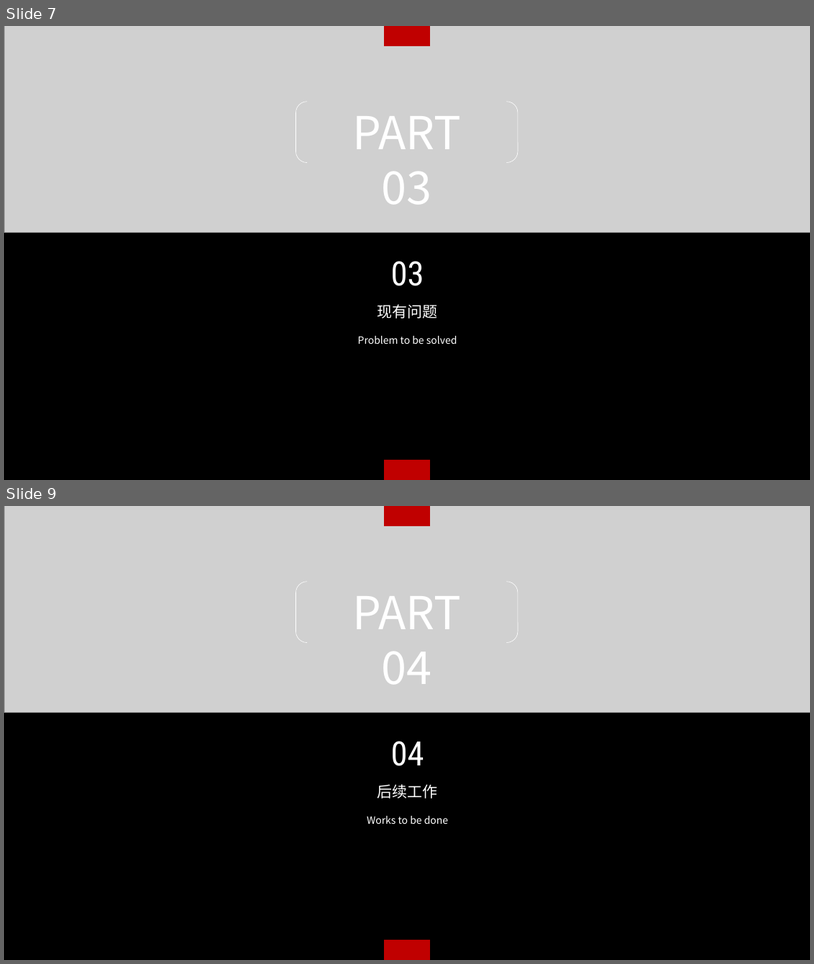
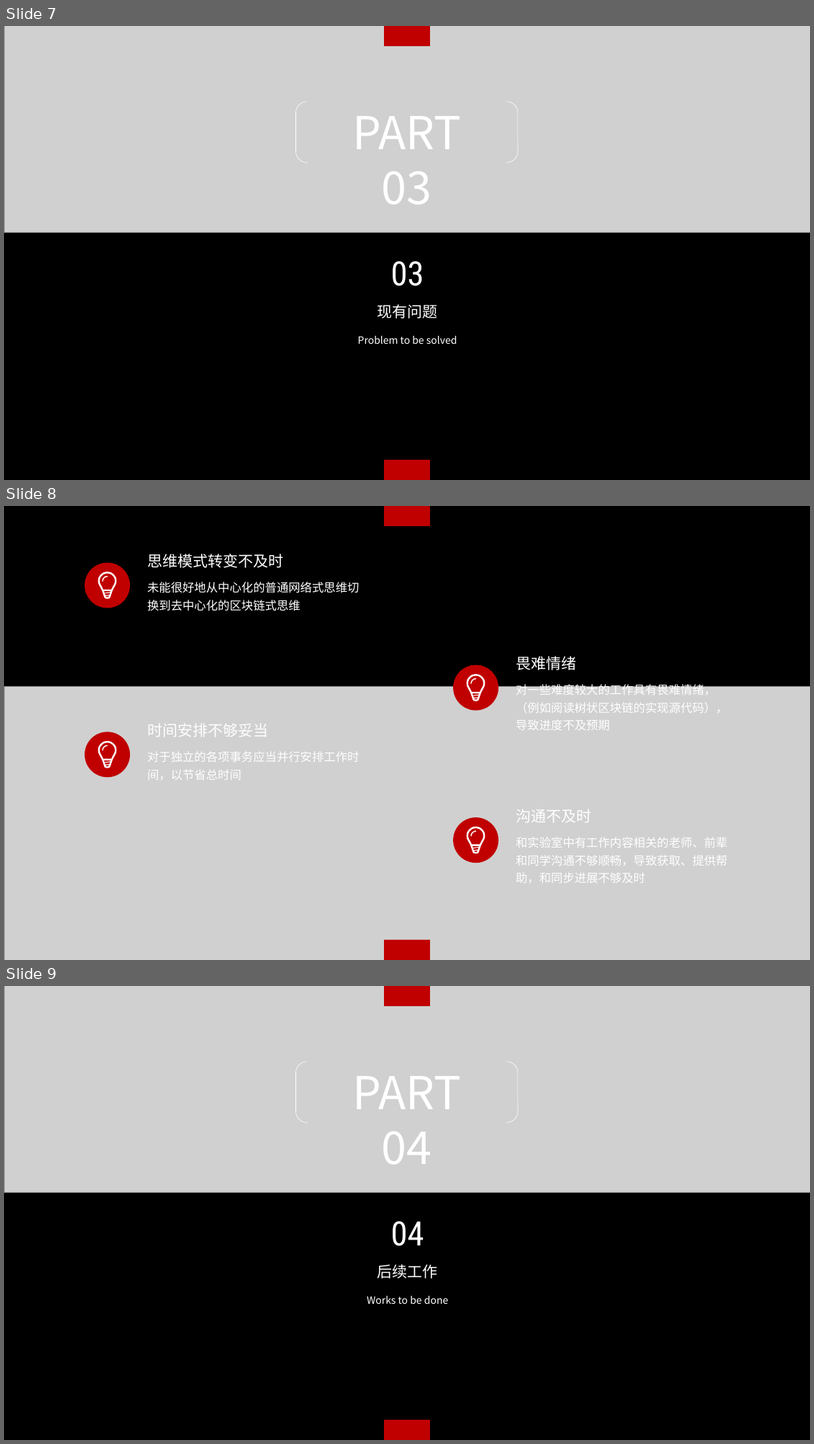
Before and after one commit to Endericedragon/MyGraduationDesign, a slide deck: MidReport/中期汇报.pptx. Shown one above the other, each under a label of ours: slides 7 and 9 before the commit, slides 7, 8 and 9 after it; the slides between them are not shown. The pictures are 814x964 and 814x1444 pixels, drawn with LibreOffice and Linux fonts; fonts in the diff are those of the drawing; grey boxes stand for pictures. Boxes give left, top, right and bottom in pixels: in the first picture for what was removed or moved away, otherwise in the second. Text is boxed around its words. In the diff, an @@ line names an element or a change of style, - is before the commit and + after.

Commit message:
完成了中期汇报的初稿，但PPT尚未改动 计划等待老师的评审意见，写出中期汇报最终版之后再相应修改PPT

```diff
--- a/MidReport/中期汇报.pptx
+++ b/MidReport/中期汇报.pptx
@@ slide 8 added at [4, 506, 810, 960], background #000000 @@
@@ rectangle added at [384, 506, 430, 526], fill #C00000 @@
@@ ellipse added at [85, 562, 130, 608], fill #C00000 @@
@@ text added at [147, 554, 283, 568], 18 pt, text #FFFFFF @@
+思维模式转变不及时
@@ freeform shape added at [98, 572, 117, 599], fill #FFFFFF @@
@@ freeform shape added at [103, 576, 108, 582], fill #FFFFFF @@
@@ freeform shape added at [103, 576, 108, 582], fill #FFFFFF @@
@@ text added at [147, 582, 360, 611], 14 pt, text #FFFFFF @@
+未能很好地从中心化的普通网络式思维切换到去中心化的区块链式思维
@@ text added at [516, 656, 576, 670], 18 pt, text #FFFFFF @@
+畏难情绪
@@ ellipse added at [453, 665, 499, 710], fill #C00000 @@
@@ freeform shape added at [467, 674, 486, 701], fill #FFFFFF @@
@@ freeform shape added at [471, 678, 476, 684], fill #FFFFFF @@
@@ freeform shape added at [471, 678, 476, 684], fill #FFFFFF @@
@@ picture added at [4, 686, 810, 960] @@
@@ text added at [516, 682, 728, 730], 14 pt, text #FFFFFF @@
+对一些难度较大的工作具有畏难情绪，（例如阅读树状区块链的实现源代码），导致进度不及预期
@@ ellipse added at [85, 731, 130, 777], fill #C00000 @@
@@ freeform shape added at [98, 741, 117, 768], fill #FFFFFF @@
@@ text added at [147, 723, 268, 736], 18 pt, text #FFFFFF @@
+时间安排不够妥当
@@ freeform shape added at [103, 745, 108, 750], fill #FFFFFF @@
@@ freeform shape added at [103, 745, 108, 750], fill #FFFFFF @@
@@ text added at [147, 752, 360, 780], 14 pt, text #FFFFFF @@
+对于独立的各项事务应当并行安排工作时间，以节省总时间
@@ ellipse added at [453, 817, 499, 862], fill #C00000 @@
@@ freeform shape added at [467, 826, 486, 854], fill #FFFFFF @@
@@ text added at [516, 809, 592, 822], 18 pt, text #FFFFFF @@
+沟通不及时
@@ freeform shape added at [471, 831, 476, 836], fill #FFFFFF @@
@@ freeform shape added at [471, 831, 476, 836], fill #FFFFFF @@
@@ text added at [516, 837, 728, 883], 14 pt, text #FFFFFF @@
+和实验室中有工作内容相关的老师、前辈和同学沟通不够顺畅，导致获取、提供帮助，和同步进展不够及时
@@ rectangle added at [384, 939, 430, 960], fill #C00000 @@
```
Also in this commit, not shown: 3 slides changed, 1 slide removed, 3 other files.
